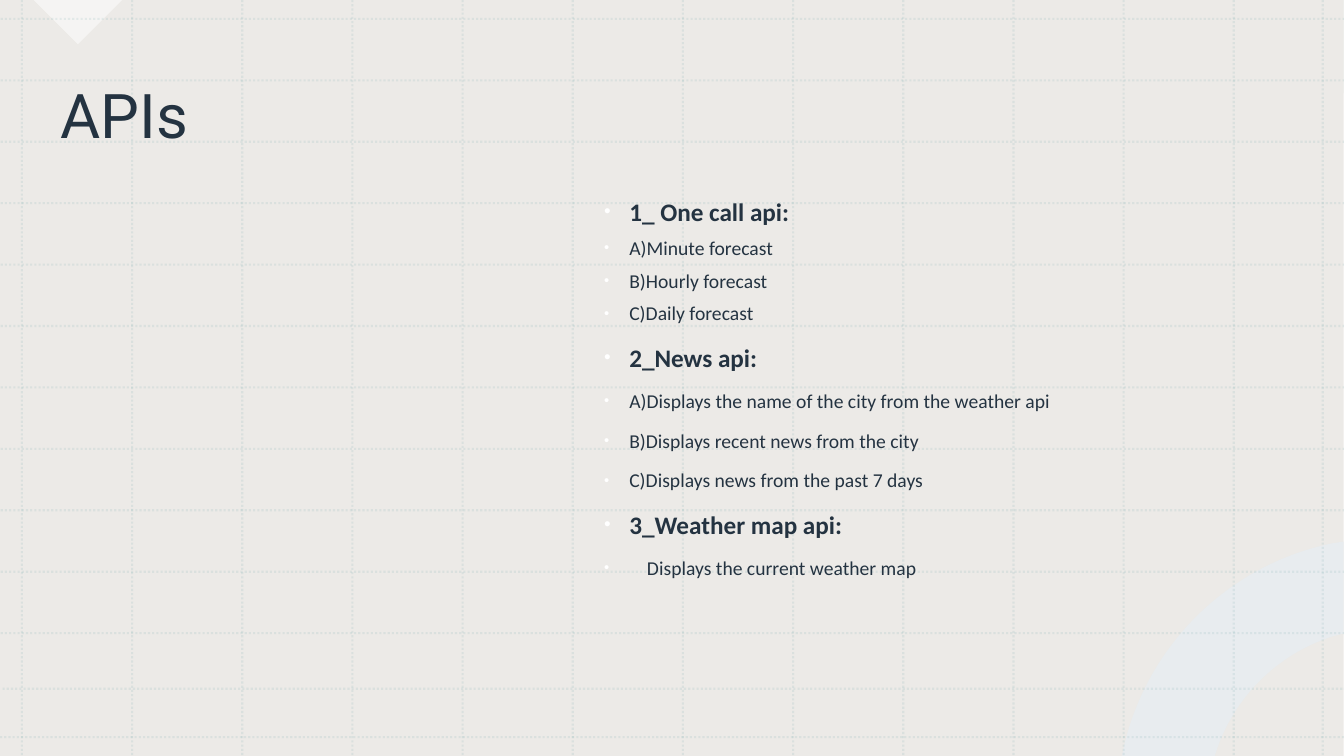
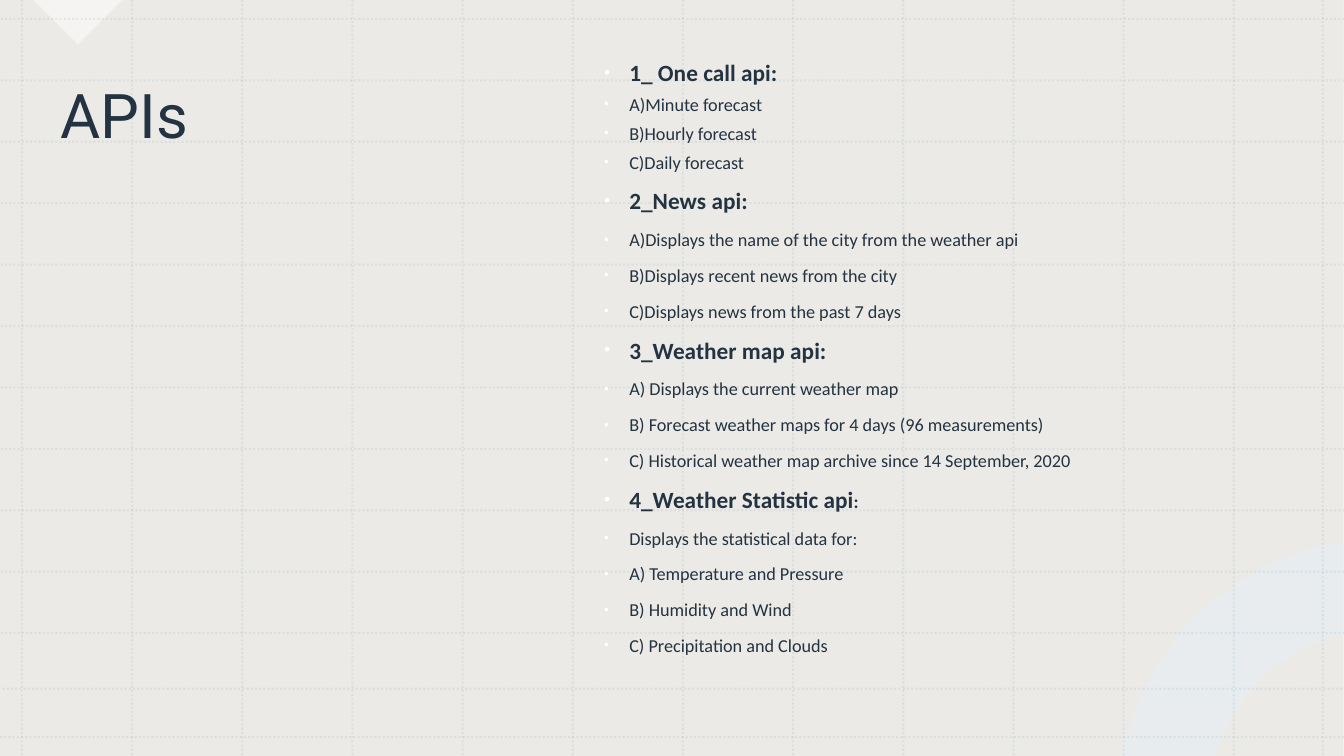
Before and after one commit to ctan24/Group-4-Project, a slide deck: slide 7 of group4.pptx. Drawn at 1344x756 pixels with LibreOffice and Linux fonts; fonts in the diff are those of the drawing. Boxes give left, top, right and bottom in pixels: in the first picture for what was removed or moved away, otherwise in the second. Text is boxed around its words. In the diff, an @@ line names an element or a change of style, - is before the commit and + after.

```diff
--- a/group4.pptx
+++ b/group4.pptx
@@ text at box(629, 66, 1018, 363): size 18 to 16.6 pt in "1_ One call api:", "2_News api:", "3_Weather map api:"; size 14 to 12.9 pt in "A)Minute forecast", "B)Hourly forecast", "C)Daily forecast", "A)Displays the name of the city from ..." and 2 more places; line spacing 1.1 to 1 @@
@@ text at box(629, 382, 1070, 655): text changed; size 14 to 12.9 pt @@
-• Displays the current weather map
+• A) Displays the current weather map
+• B) Forecast weather maps for 4 days (96 measurements)
+• C) Historical weather map archive since 14 September, 2020
+• 4_Weather Statistic api:
+• Displays the statistical data for:
+• A) Temperature and Pressure
+• B) Humidity and Wind
+• C) Precipitation and Clouds
```
Also in this commit, not shown: 1 other slide changed.
